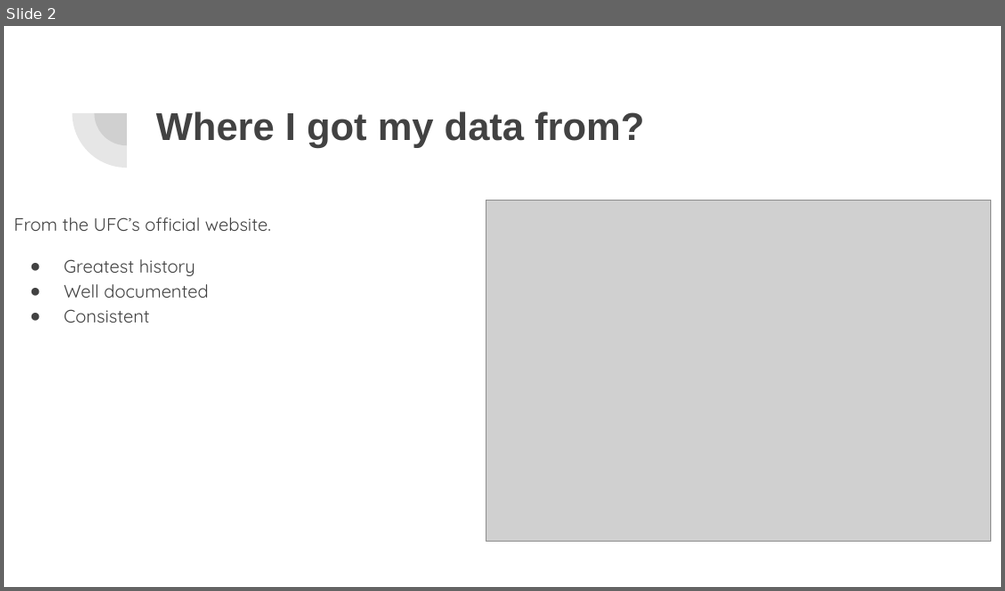
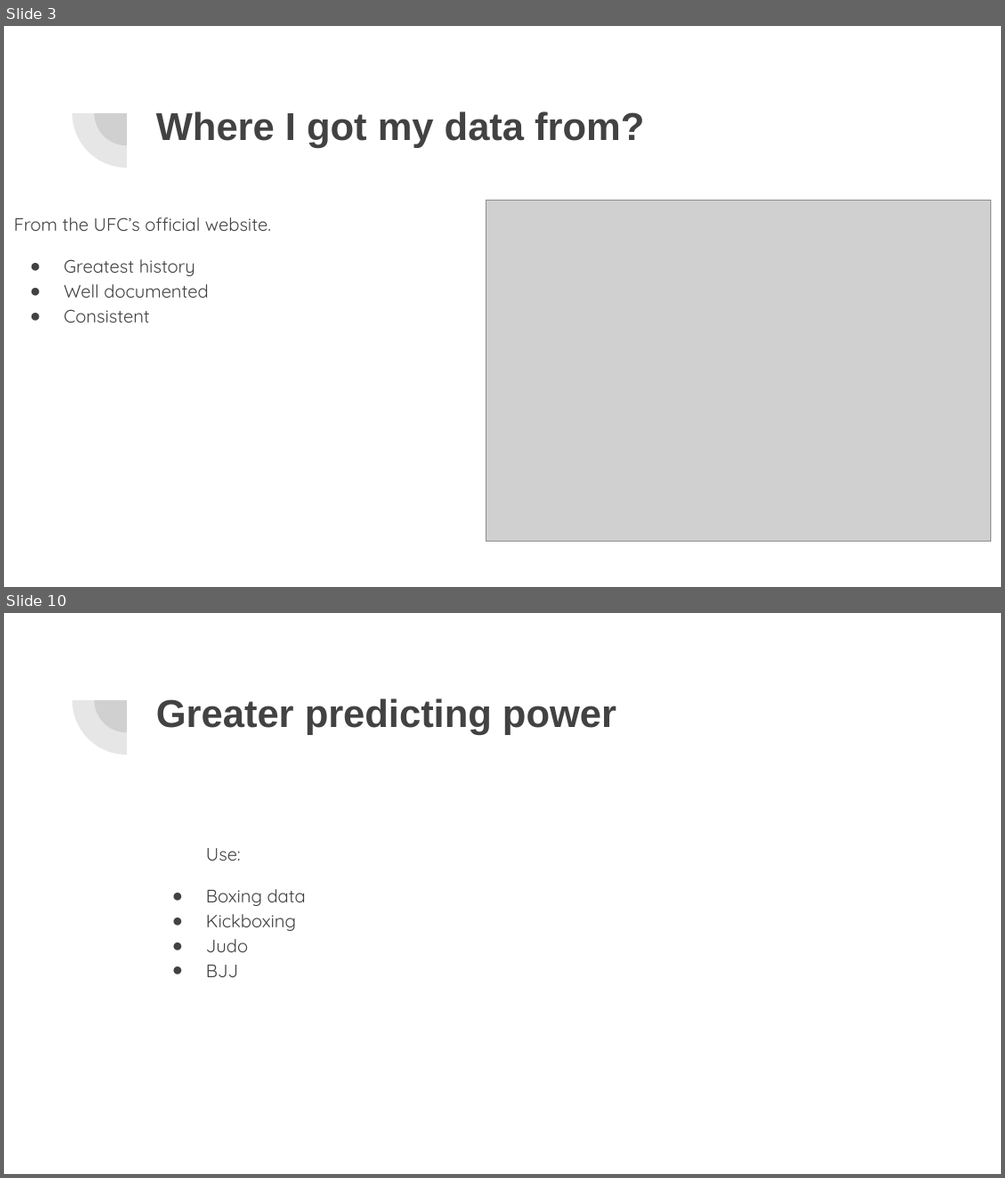
Before and after one commit to MIGUEL-LO/project_1_web_scrapping, a slide deck: Data Pipeline for MMA.pptx. Shown one above the other, each under a label of ours: slide 2 before the commit, slides 3 and 10 after it; the slides between them are not shown. The pictures are 1005x591 and 1005x1178 pixels, drawn with LibreOffice and Linux fonts; fonts in the diff are those of the drawing; grey boxes stand for pictures. Boxes give left, top, right and bottom in pixels: in the first picture for what was removed or moved away, otherwise in the second. Text is boxed around its words. In the diff, an @@ line names an element or a change of style, - is before the commit and + after.

```diff
--- a/Data Pipeline for MMA.pptx
+++ b/Data Pipeline for MMA.pptx
@@ slide 10 added at [4,613,1001,1174], background #FFFFFF; not listed: 2 template elements that a slide beside it also shows @@
@@ title added at [156,698,616,735], 28 pt, text #424242, bold @@
+Greater predicting power
@@ text added at [206,848,306,977], 13 pt, text #424242 @@
+Use:
+● Boxing data
+● Kickboxing
+● Judo
+● BJJ
@@ what was slide 2 is now slide 3 @@
```
Also in this commit, not shown: 7 slides changed, 2 other slides added.
